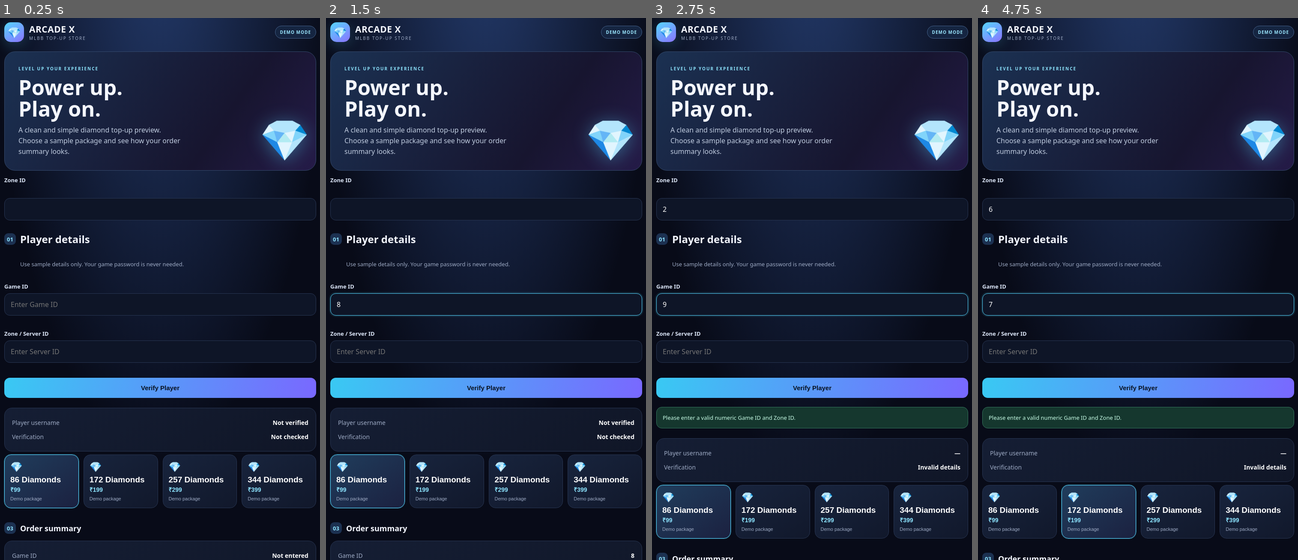
Above: before the commit, frames 1-4 (left to right).
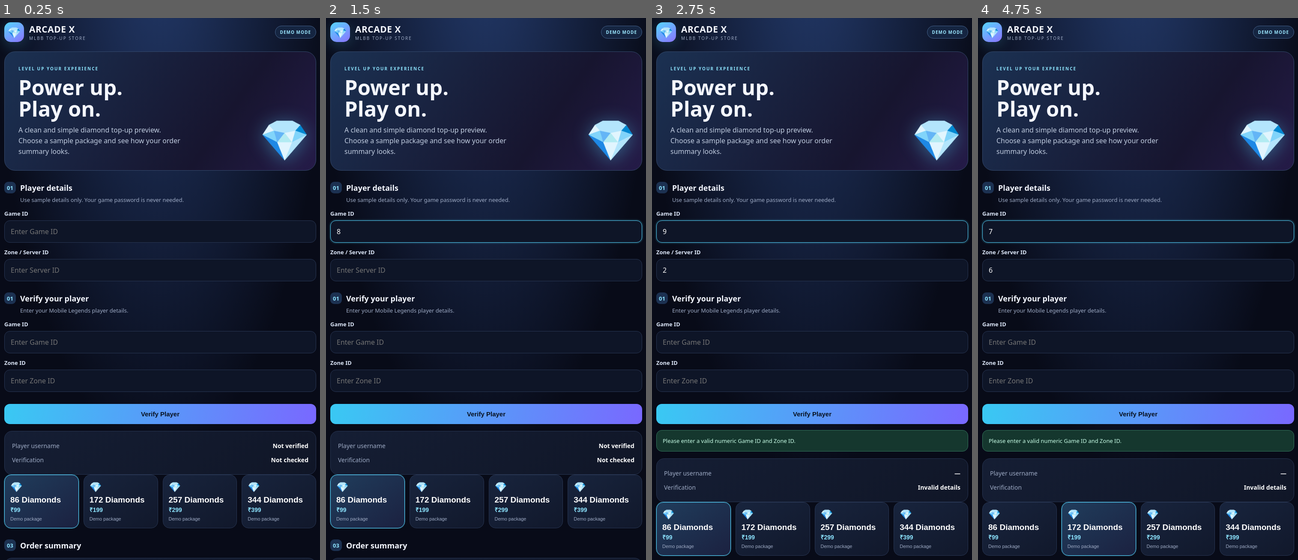
Above: after the commit, the same moments.

Repository: benjami-oss/Arcadex
Game: browser game, page index.html
Two runs of this game, one before a commit and one after it. Both use one fixed random seed, a clock stepped at 60 frames per second and the inputs below.
Inputs (mouse positions are in pixels of both pictures, inside the frame that each line leads up to; where the layout moved, square brackets give the same spot in the first picture):
- Up to frame 1 (0.25 s): no input
- Up to frame 2 (1.5 s): click (486, 229) [486, 305] at 1.27 s; type "8" at 1.27 s; tap Enter at 1.3 s
- Up to frame 3 (2.75 s): click "Verify Player" at 1.87 s; click (812, 272) [812, 207] at 2.02 s; type "2" at 2.02 s; tap Enter at 2.05, 2.5 s; click (812, 229) [812, 305] at 2.47 s; type "9" at 2.47 s
- Up to frame 4 (4.75 s): click (1138, 272) [1138, 207] at 3.07 s; type "6" at 3.07 s; tap Enter at 3.1, 4.55 s; click "💎 86 Diamonds ₹99 Demo package" at 3.67 s; click "💎 172 Diamonds ₹199 Demo pack…" at 4.27 s; click (1138, 229) [1138, 305] at 4.52 s; type "7" at 4.52 s

The runs differ from the first frame. In frame 1, 17% of the frame differs, in the area x 1-99%, y 29-100%; in frame 2, 17%; in frame 3, 20%; in frame 4, 20%, in the area x 0-100%, y 29-100%.

Commit message:
Update index.html

Diff:
--- a/index.html
+++ b/index.html
@@ -1,6 +1,6 @@
 HTML
-<!DOCTYPE html>
-<html lang="en">
+
+<!DOCTYPE html>  <html lang="en">
 <head>
 <meta charset="UTF-8">
 <meta name="viewport" content="width=device-width, initial-scale=1">
@@ -87,49 +87,49 @@
 </style>
 </head>
 <body>
-<main class="wrap">
-
-<header>
+<main class="wrap">  <header>
   <div class="brand">
     <div class="logo">💎</div>
     <div><b>ARCADE X</b><small>MLBB TOP-UP STORE</small></div>
   </div>
   <span class="tag">DEMO MODE</span>
-</header>
-
-<section class="hero">
+</header>  <section class="hero">
   <div class="kicker">LEVEL UP YOUR EXPERIENCE</div>
   <h1>Power up.<br>Play on.</h1>
   <p>A clean and simple diamond top-up preview. Choose a sample package and see how your order summary looks.</p>
   <div class="orb" aria-hidden="true">💎</div>
-</section>
-  <div class="field">
+</section>  <section class="section">
+  <div class="heading"><span class="number">01</span><h2>Player details</h2></div>
+  <p class="sub">Use sample details only. Your game password is never needed.</p>    <div class="field">
+    <label for="gameid">Game ID</label>
+    <input id="gameid" inputmode="numeric" maxlength="20" placeholder="Enter Game ID">
+  </div>    <div class="field">
+    <label for="serverid">Zone / Server ID</label>
+    <input id="serverid" inputmode="numeric" maxlength="8" placeholder="Enter Server ID">
+  </div>
+</section>  <section class="section">
+  <div class="heading">
+    <span class="number">01</span>
+    <h2>Verify your player</h2>
+  </div>    <p class="sub">
+    Enter your Mobile Legends player details.
+  </p>    <div class="field">
+    <label for="gameid">Game ID</label>
+    <input
+      id="gameid"
+      inputmode="numeric"
+      maxlength="20"
+      placeholder="Enter Game ID">
+  </div>    <div class="field">
     <label for="serverid">Zone ID</label>
     <input
       id="serverid"
       inputmode="numeric"
-<section class="section">
-  <div class="heading"><span class="number">01</span><h2>Player details</h2></div>
-  <p class="sub">Use sample details only. Your game password is never needed.</p>
-
-  <div class="field">
-    <label for="gameid">Game ID</label>
-    <input id="gameid" inputmode="numeric" maxlength="20" placeholder="Enter Game ID">
-  </div>
-
-  <div class="field">
-    <label for="serverid">Zone / Server ID</label>
-    <input id="serverid" inputmode="numeric" maxlength="8" placeholder="Enter Server ID">
-  </div>
-</section>
-
-  <button class="primary" id="verifyPlayer" type="button">
+      maxlength="8"
+      placeholder="Enter Zone ID">
+  </div>    <button class="primary" id="verifyPlayer" type="button">
     Verify Player
-  </button>
-
-  <div class="result" id="playerResult" role="status"></div>
-
-  <div class="summary">
+  </button>    <div class="result" id="playerResult" role="status"></div>    <div class="summary">
     <div class="sumrow">
       <span>Player username</span>
       <strong id="playerName">Not verified</strong>
@@ -139,9 +139,7 @@
       <strong id="playerStatus">Not checked</strong>
     </div>
   </div>
-</section>
-
-  <div class="grid">
+</section>    <div class="grid">
     <button class="pack selected" type="button" data-diamonds="86" data-price="99">
       <div class="gem">💎</div><div class="amount">86 Diamonds</div><div class="price">₹99</div><div class="note">Demo package</div>
     </button>
@@ -155,27 +153,17 @@
       <div class="gem">💎</div><div class="amount">344 Diamonds</div><div class="price">₹399</div><div class="note">Demo package</div>
     </button>
   </div>
-</section>
-
-<section class="section">
-  <div class="heading"><span class="number">03</span><h2>Order summary</h2></div>
-
-  <div class="summary">
+</section>  <section class="section">
+  <div class="heading"><span class="number">03</span><h2>Order summary</h2></div>    <div class="summary">
     <div class="sumrow"><span>Game ID</span><strong id="sumid">Not entered</strong></div>
     <div class="sumrow"><span>Zone / Server</span><strong id="sumserver">Not entered</strong></div>
     <div class="sumrow"><span>Selected package</span><strong id="sumpackage">86 Diamonds</strong></div>
     <div class="sumrow total"><span>Demo total</span><strong id="sumprice">₹99</strong></div>
     <button class="primary" id="order" type="button">Preview demo order</button>
     <div class="result" id="result" role="status"></div>
-  </div>
-
-  <p class="notice">DEMO ONLY — no money is collected, no payment is processed, and no diamonds are delivered. This independent concept is not affiliated with or endorsed by Moonton.</p>
-</section>
-
-<footer class="footer">© 2026 Arcade X · Independent demo storefront</footer>
-</main>
-
-<script>
+  </div>    <p class="notice">DEMO ONLY — no money is collected, no payment is processed, and no diamonds are delivered. This independent concept is not affiliated with or endorsed by Moonton.</p>
+</section>  <footer class="footer">© 2026 Arcade X · Independent demo storefront</footer>
+</main>  <script>
 let chosen={diamonds:"86",price:"99"};
 const $=id=>document.getElementById(id);
   $("verifyPlayer").addEventListener("click",()=>{
@@ -232,6 +220,5 @@
   }
   result.classList.add("show");
 });
-</script>
-</body>
+</script>  </body>
 </html>
